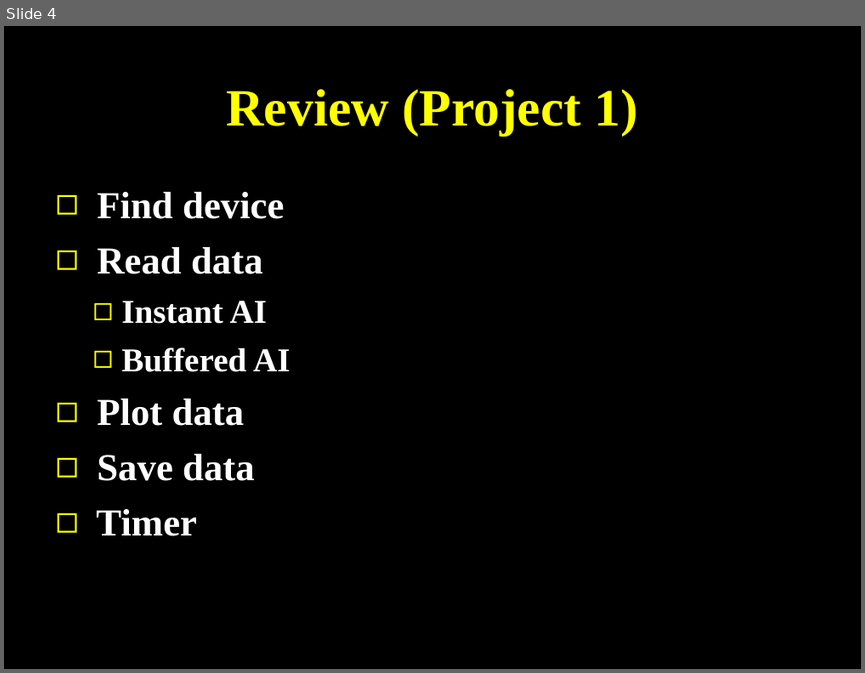
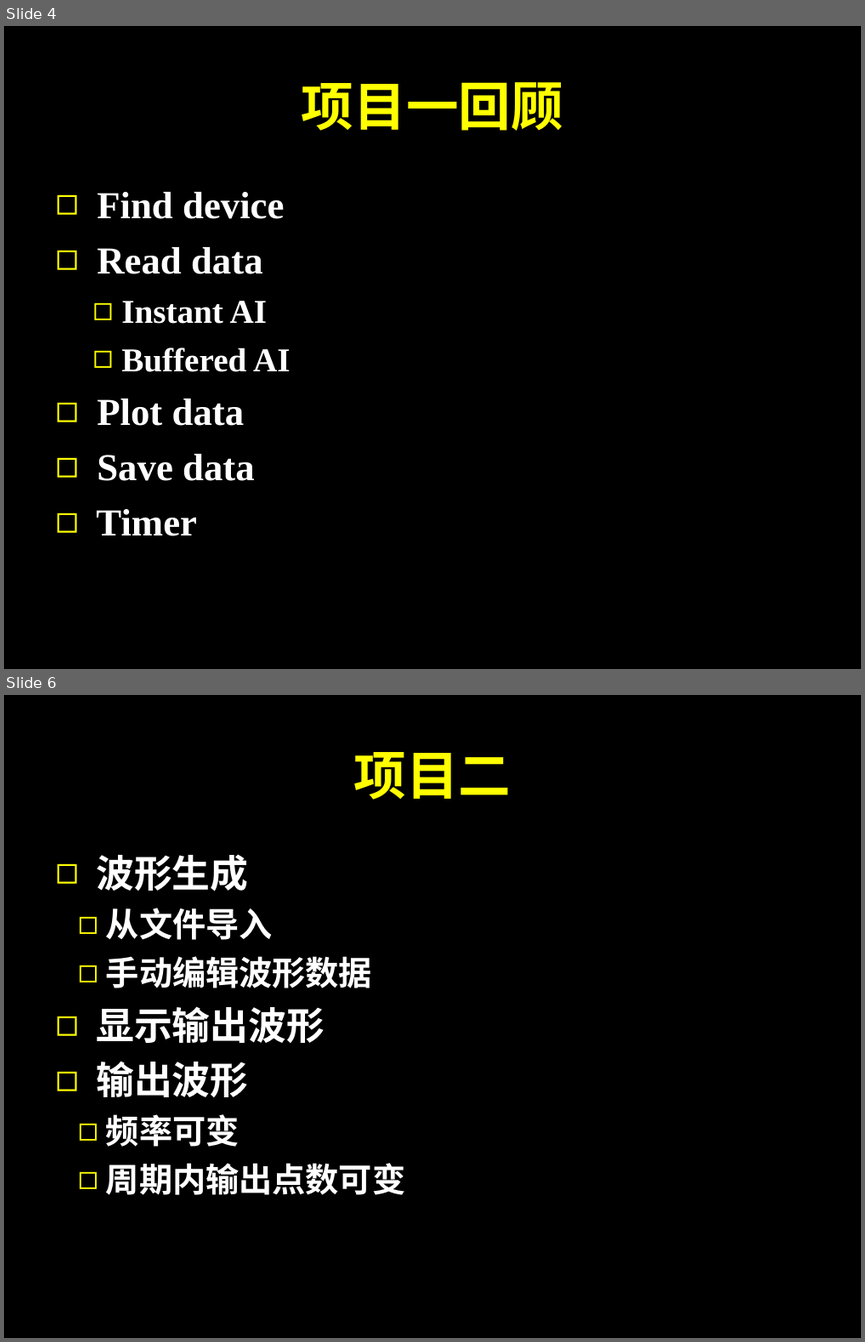
Before and after one commit to SJTUCourse/BI450, a slide deck: Lectures/2017 Fall/Lecture 2/Lecture 2.ppt. Shown one above the other, each under a label of ours: slide 4 before the commit, slides 4 and 6 after it; the slides between them are not shown. The pictures are 865x673 and 865x1342 pixels, drawn with LibreOffice and Linux fonts; fonts in the diff are those of the drawing. Boxes give left, top, right and bottom in pixels: in the first picture for what was removed or moved away, otherwise in the second. Text is boxed around its words. In the diff, an @@ line names an element or a change of style, - is before the commit and + after.

```diff
--- a/Lectures/2017 Fall/Lecture 2/Lecture 2.ppt
+++ b/Lectures/2017 Fall/Lecture 2/Lecture 2.ppt
@@ slide 6 added at box(4, 695, 861, 1338), background #000000 @@
@@ title added at box(353, 752, 511, 800), 44 pt, text #FFFF00, bold @@
+项目二
@@ text added at box(96, 854, 405, 1195), 28 pt, text #FFFFFF, bold @@
+◻ 波形生成
+  ◻ 从文件导入
+  ◻ 手动编辑波形数据
+◻ 显示输出波形
+◻ 输出波形
+  ◻ 频率可变
+  ◻ 周期内输出点数可变
@@ slide 4 changed as well @@
@@ title at box(302, 82, 563, 131): text changed @@
-Review (Project 1)
+项目一回顾
```
Also in this commit, not shown: 2 other slides changed, 4 other slides added, 8 slides removed, 2 other files.
